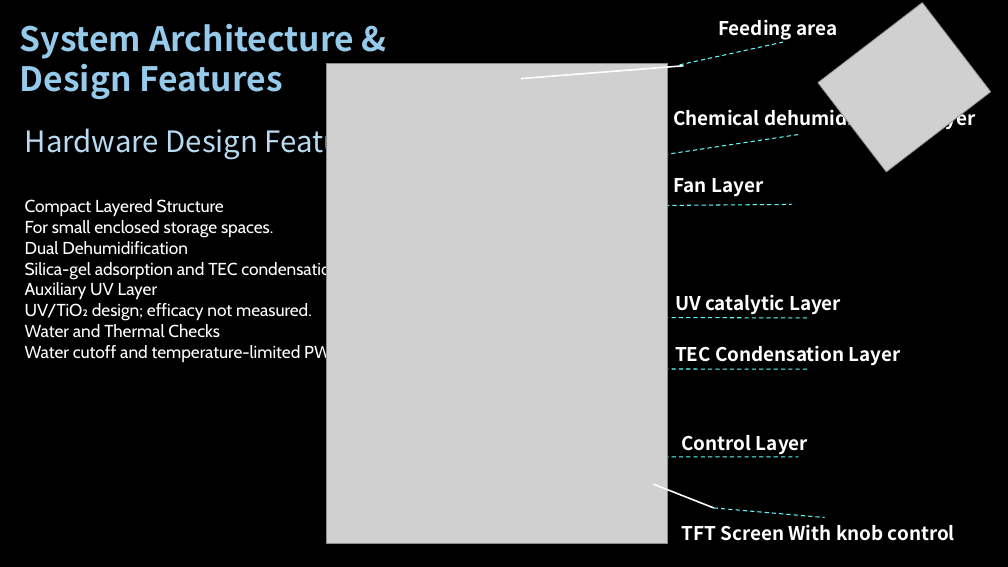
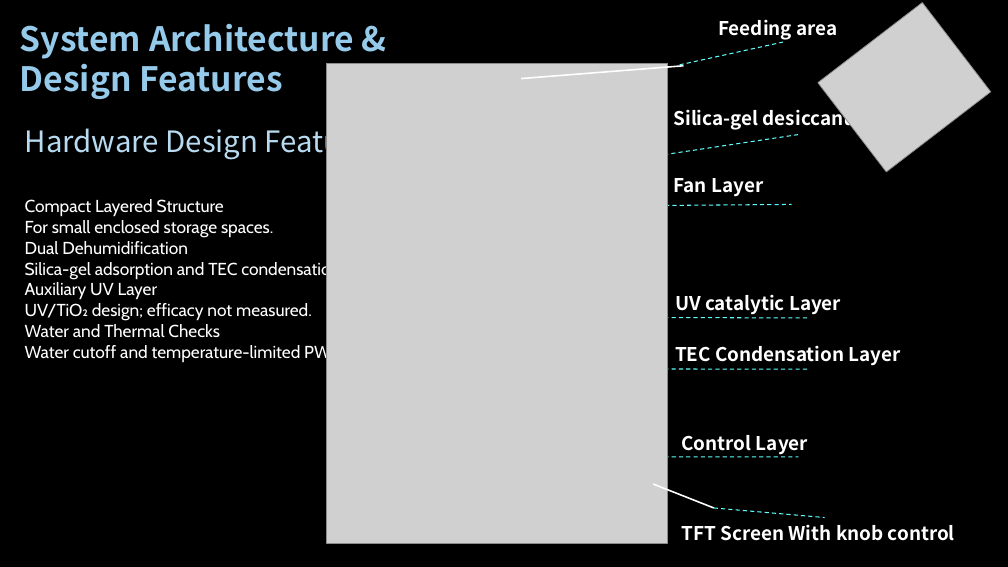
Before and after one commit to dddddddddl/smart-dehumidification-cabinet, a slide deck: slide 3 of docs/presentation/project_overview.pptx. Drawn at 1008x567 pixels with LibreOffice and Linux fonts; fonts in the diff are those of the drawing; grey boxes stand for pictures. Boxes give left, top, right and bottom in pixels: in the first picture for what was removed or moved away, otherwise in the second. Text is boxed around its words. In the diff, an @@ line names an element or a change of style, - is before the commit and + after.

Commit message:
Audit source provenance and qualify unsupported presentation claims

```diff
--- a/docs/presentation/project_overview.pptx
+++ b/docs/presentation/project_overview.pptx
@@ text at (673, 105, 852, 130): text changed @@
-Chemical dehumidification layer
+Silica-gel desiccant layer
```
Also in this commit, not shown: 8 other files.
